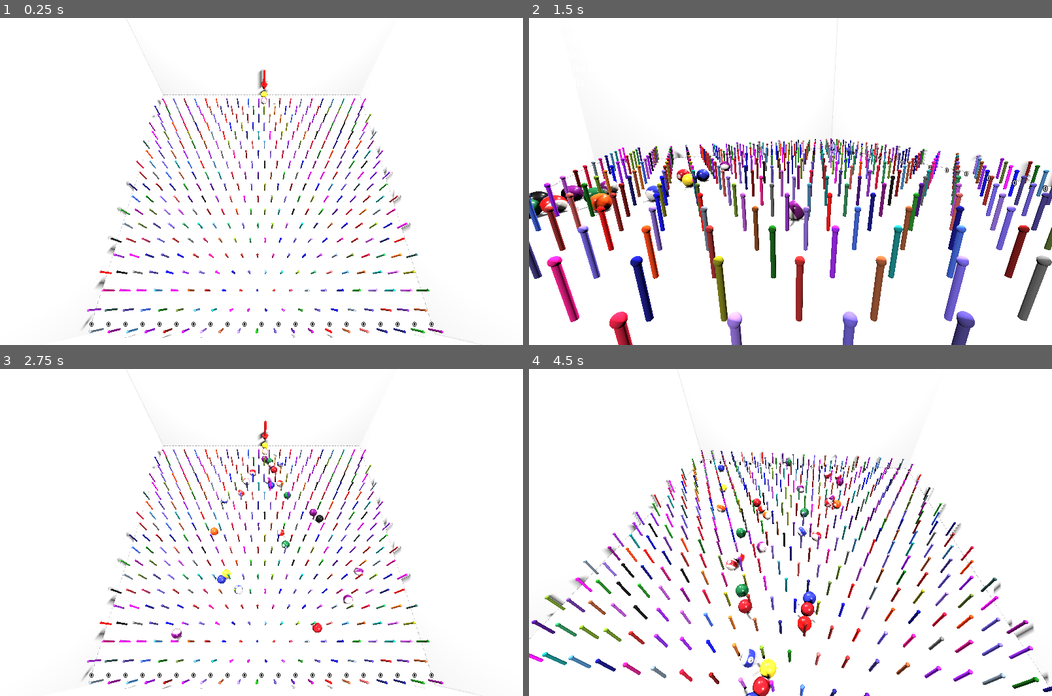
Above: before the commit, frames 1-4 (two rows, left to right).
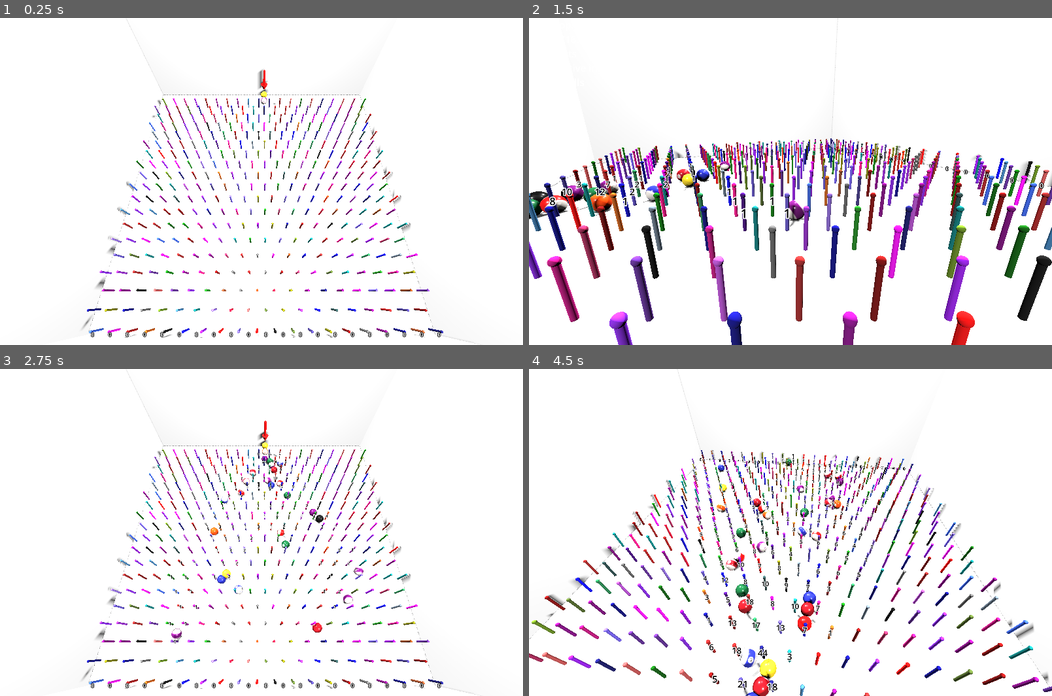
Above: after the commit, the same moments.

Repository: kasworld/gd4pinball
Game: Godot game, scene res://main.tscn
Same seed, same stepped clock (60 frames per second), same inputs: the game is played once before the commit and once after it.
Inputs (mouse positions are in pixels of both pictures, inside the frame that each line leads up to):
- Up to frame 1 (0.25 s): no input
- Up to frame 2 (1.5 s): tap Enter at 0.5, 0.6, 1.35 s; move the mouse to (905, 165) at 0.52 s; hold Right 0.53-1.28 s; click (905, 165) at 0.67 s; move the mouse to (685, 197) at 1.27 s; hold Left from 1.28 s (still down)
- Up to frame 3 (2.75 s): move the mouse to (313, 460) at 2.02 s; release Left at 2.03 s; hold Right from 2.03 s (still down); tap Enter at 2.1 s
- Up to frame 4 (4.5 s): move the mouse to (764, 597) at 2.77 s; tap Enter at 2.85, 3.6, 4.35 s; click (764, 597) at 2.92 s; move the mouse to (947, 581) at 3.52 s; release Right at 3.53 s; hold Left from 3.53 s (still down); move the mouse to (633, 483) at 4.27 s

The runs differ from the first frame. In frame 1, 3.0% of the frame differs, in the area x 16-85%, y 24-98%; in frame 2, 14%, in the area x 0-100%, y 36-100%; in frame 3, 3.1%; in frame 4, 6.3%.

Commit message:
collision_count

Diff:
--- a/bar.gd
+++ b/bar.gd
@@ -29,5 +29,8 @@
 	$CollisionShape3D.shape.height = h
 	return self
 
+var collision_count :int
 func 공부딪힘(b :Ball) -> void:
 	position = default_pos + Vector3(randfn(0.0, 0.01), 0 , randfn(0.0, 0.01))
+	collision_count += 1
+	$Label3DCollisionCount.text = "%s" % collision_count
--- a/bar.tscn
+++ b/bar.tscn
@@ -43,3 +43,10 @@
 [node name="공모양" type="MeshInstance3D" parent="."]
 transform = Transform3D(1, 0, 0, 0, 1, 0, 0, 0, 1, 0, 0.5, 0)
 mesh = SubResource("SphereMesh_a0eh7")
+
+[node name="Label3DCollisionCount" type="Label3D" parent="."]
+pixel_size = 0.01
+billboard = 1
+no_depth_test = true
+modulate = Color(0, 0, 0, 1)
+outline_modulate = Color(1, 1, 1, 1)
--- a/main.gd
+++ b/main.gd
@@ -25,6 +25,9 @@
 	dark_colors = NamedColorList.make_dark_color_list(0.5)
 	$Arrow3D.init(2,Color.RED,0.1,0.3)
 	$Arrow3D.position = Vector3(0.25, -8, -9.5)
+	add_bars()
+
+func add_bars() -> void:
 	reset_camera_pos()
 	for x in range(-10,11):
 		for y in range(-8,11):
@@ -40,7 +43,7 @@
 		lb.pixel_size = 0.01
 		lb.billboard = BaseMaterial3D.BILLBOARD_ENABLED
 		lb.no_depth_test = true
-		lb.position = Vector3(x,-10, 9.5)
+		lb.position = Vector3(x+0.25, -10, 10)
 		$BallEndCounterContainer.add_child(lb)
 		ball_end_count.append(0)
 
@@ -81,15 +84,10 @@
 	RenderingServer.get_rendering_info(RenderingServer.RENDERING_INFO_TOTAL_DRAW_CALLS_IN_FRAME),
 	]
 
-func rand_pos_rot(n :Node3D) -> Node3D:
-	n.position = Vector3(randf_range(-9,9),-9,-9)
-	#n.position = Vector3(0, 9, 0)
-	n.rotation = Vector3(randf_range(-PI,PI),randf_range(-PI,PI),randf_range(-PI,PI))
-	return n
-
 func _on_왼쪽이동_pressed() -> void:
 	$Arrow3D.position.x -= 0.1
 	$Arrow3D.position.x = clampf($Arrow3D.position.x, -9.5, 9.5)
+
 func _on_오른쪽이동_pressed() -> void:
 	$Arrow3D.position.x += 0.1
 	$Arrow3D.position.x = clampf($Arrow3D.position.x, -9.5, 9.5)
